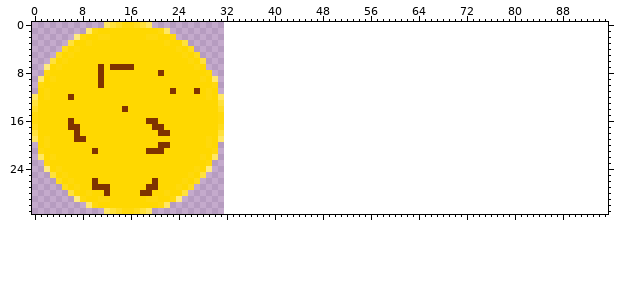
Two states of a sprite sheet, ludumdare_33/res/sprites/cookie.png. Above, as it was before the edit.
The file is 32x32 pixels. Colours within 5 levels of each other are drawn and written as one. The old version is drawn lined up with the new one, on the new canvas.
After:
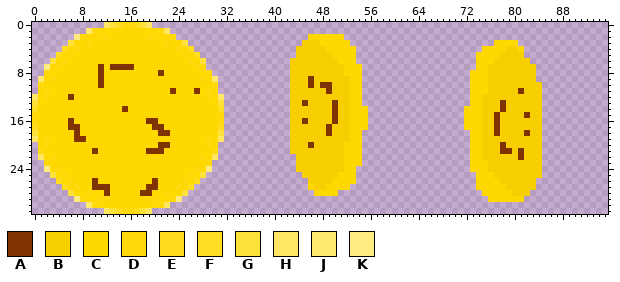
Palette (. is transparent): A #7f3300  B #f7ce00  C #ffd800  D #ffd90c  E #ffdc1c  F #ffdd24  G #ffe13c  H #ffe764  J #ffe970  K #ffeb7f
Change:
canvas 32x32 -> 96x32
y 2: x 46..51 ...... -> CCCCCC
y 3: x 45..52 ........ -> BBBCCCCC; x 77..80 .... -> CCCC
y 4: x 44..53 .......... -> BBBBBCCCCC; x 75..81 ....... -> CCCCBBC
y 5: x 44..53 .......... -> BBBBBBCCCC; x 74..81 ........ -> CCCCBBBB
y 6: x 43..53 ........... -> BBBBBBBBCCC; x 74..82 ......... -> CCCBBBBBB
y 7: x 43..54 ............ -> BBBBBBBBBCCC; x 74..83 .......... -> CCBBBBBBBB
y 8: x 43..54 ............ -> BBBBBBBBBCCC; x 73..83 ........... -> CCCBBBBBBBB
y 9: x 43..54 ............ -> BBBABBBBBBCC; x 73..83 ........... -> CCCBBBBBBBB
y 10: x 43..54 ............ -> BBBABAABBBCC; x 73..84 ............ -> CCCBBBBBBBBB
y 11: x 43..54 ............ -> BBBBBBABBBCC; x 73..84 ............ -> CCCBBBBBABBB
y 12: x 43..54 ............ -> BBBBBBBBBBCC; x 73..84 ............ -> CCBBBBBBBBBB
y 13: x 43..54 ............ -> BBABBBBABBCC; x 73..84 ............ -> CCBBBABBBBBB
y 14: x 43..55 ............. -> BBBBBBBABBCCC; x 72..84 ............. -> CCCBBBABBBBBB
y 15: x 43..55 ............. -> BBBBBBBABBCCC; x 72..84 ............. -> CCCBBABBBBABB
y 16: x 43..55 ............. -> BBABBBBABBCCC; x 72..84 ............. -> CCCBBABBBBBBB
y 17: x 43..55 ............. -> BBBBBBABBBCCC; x 72..84 ............. -> CCCBBABBBBBBB
y 18: x 43..54 ............ -> BBBBBBABBBCC; x 73..84 ............ -> CCBBABBBBABB
y 19: x 43..54 ............ -> BBBBBBBBBBCC; x 73..84 ............ -> CCBBBBBBBBBB
y 20: x 43..54 ............ -> BBBABBBBBCCC; x 73..84 ............ -> CCBBBABBBBBB
y 21: x 43..54 ............ -> BBBBBBBBBCCC; x 73..84 ............ -> CCBBBAABABBB
y 22: x 44..54 ........... -> BBBBBBBBCCC; x 73..84 ............ -> CCBBBBBBABBB
y 23: x 44..54 ........... -> BBBBBBBBCCC; x 73..84 ............ -> CCCBBBBBBBBB
y 24: x 44..53 .......... -> BBBBBBBBCC; x 73..84 ............ -> CCCBBBBBBBBB
y 25: x 45..53 ......... -> BBBBBBCCC; x 74..84 ........... -> CCCBBBBBBBB
y 26: x 46..53 ........ -> BBBBCCCC; x 74..83 .......... -> CCCCBBBBBB
y 27: x 46..52 ....... -> CBBCCCC; x 74..83 .......... -> CCCCCBBBBB
y 28: x 47..50 .... -> CCCC; x 75..82 ........ -> CCCCCBBB
y 29: x 76..81 ...... -> CCCCCC
Changed places in both pictures, as pixel boxes (x1, y1, x2, y2):
added: (290, 34, 368, 196)
added: (464, 40, 542, 202)
